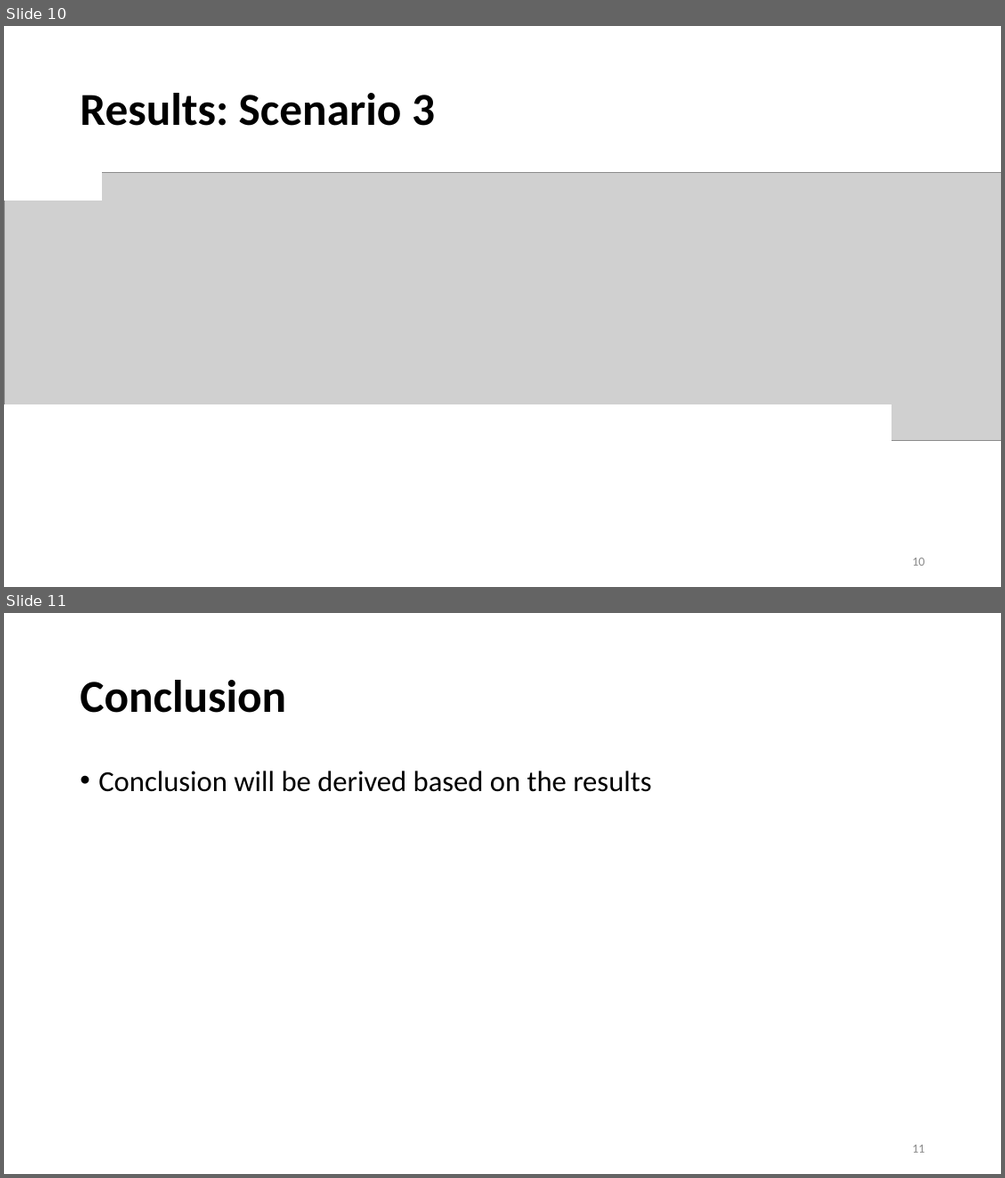
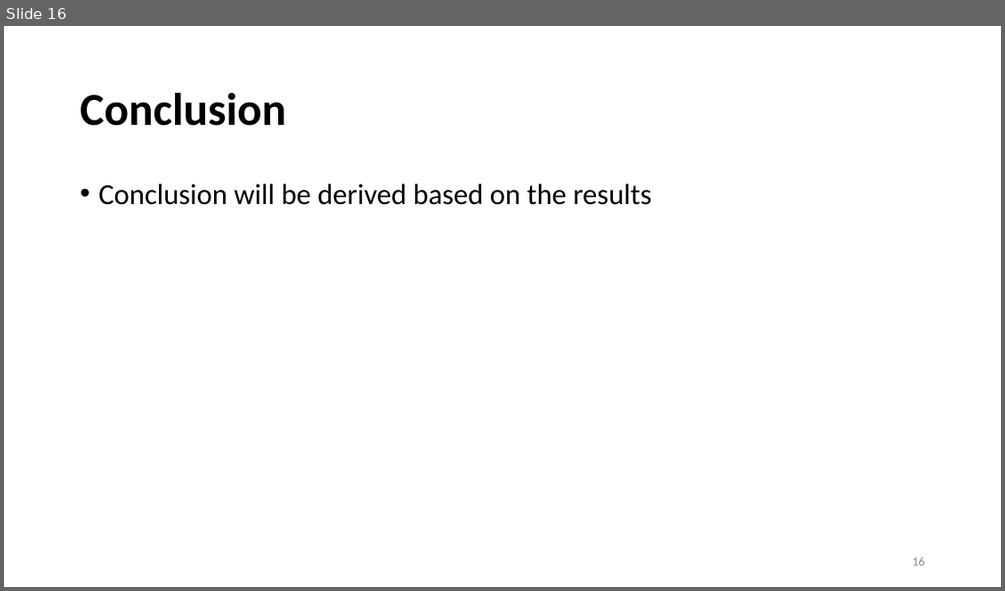
Before and after one commit to ADA-GWU/guidedresearchproject-tmehtiyev2019, a slide deck: presentations/Final Presentation-Tural Mehtiyev.pptx. Shown one above the other, each under a label of ours: slides 10 and 11 before the commit, slide 16 after it. The pictures are 1005x1178 and 1005x591 pixels, drawn with LibreOffice and Linux fonts; fonts in the diff are those of the drawing; grey boxes stand for pictures. Boxes give left, top, right and bottom in pixels: in the first picture for what was removed or moved away, otherwise in the second. Text is boxed around its words. In the diff, an @@ line names an element or a change of style, - is before the commit and + after.

```diff
--- a/presentations/Final Presentation-Tural Mehtiyev.pptx
+++ b/presentations/Final Presentation-Tural Mehtiyev.pptx
@@ slide 10 removed at (x1=4, y1=26, x2=1001, y2=587), background #FFFFFF @@
@@ title removed at (x1=80, y1=93, x2=435, y2=126) @@
-Results: Scenario 3
@@ picture removed at (x1=4, y1=173, x2=1001, y2=441) @@
@@ rectangle removed at (x1=4, y1=164, x2=101, y2=200) @@
@@ rectangle removed at (x1=4, y1=404, x2=890, y2=440) @@
@@ page number removed at (x1=912, y1=557, x2=924, y2=565) @@
-10
@@ what was slide 11 is now slide 16 @@
@@ page number at (x1=912, y1=557, x2=924, y2=565): text changed @@
-11
+16
```
Also in this commit, not shown: 2 slides changed, 9 slides added, 3 other slides removed, 20 other files.
